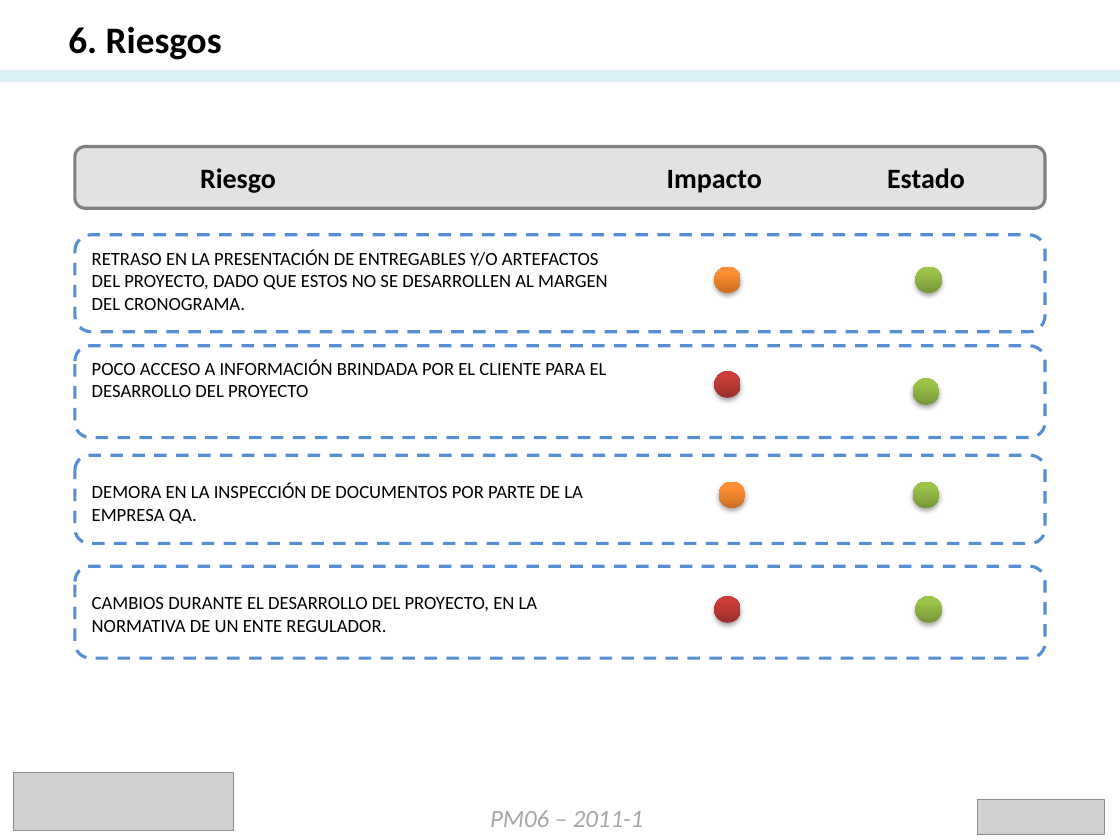
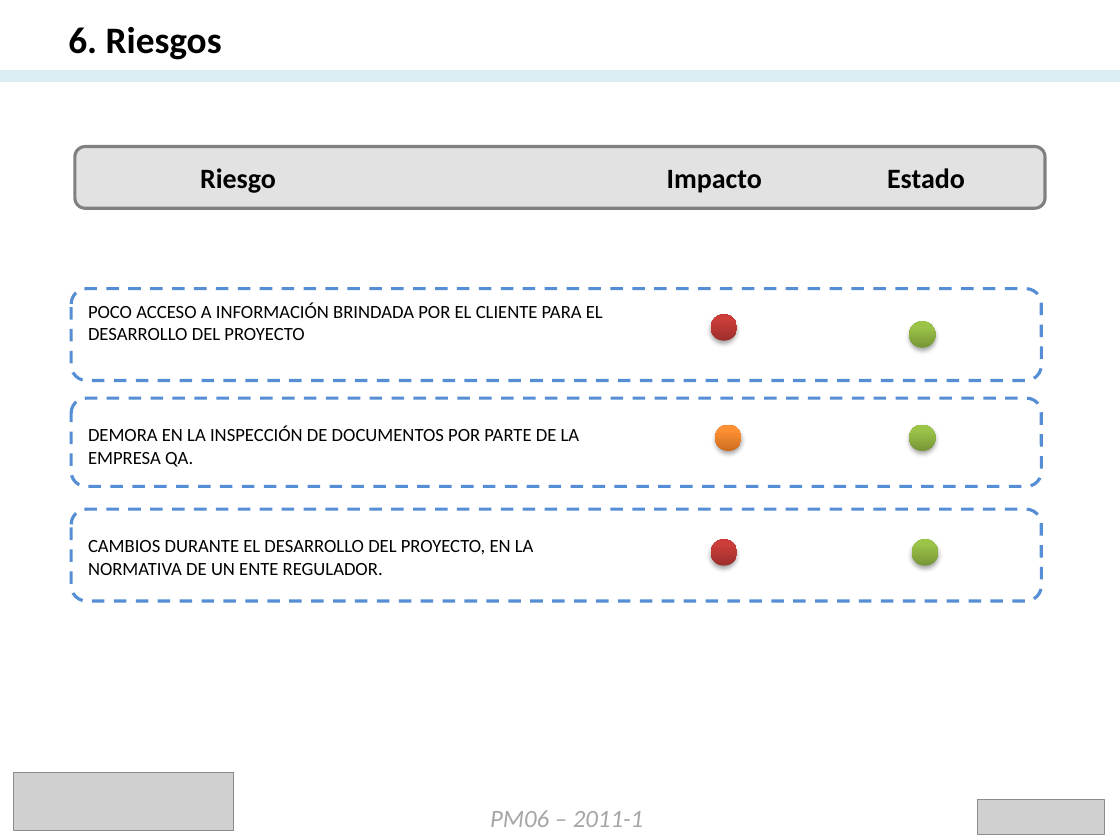
Before and after one commit to alexsistemas1020/logbankmin, a slide deck: slide 10 of MEMORIA PARCIAL/PPT/PPT_PM06.PPTX. Drawn at 1120x840 pixels with LibreOffice and Linux fonts; fonts in the diff are those of the drawing; grey boxes stand for pictures. Boxes give left, top, right and bottom in pixels: in the first picture for what was removed or moved away, otherwise in the second. Text is boxed around its words. In the diff, an @@ line names an element or a change of style, - is before the commit and + after.

```diff
--- a/MEMORIA PARCIAL/PPT/PPT_PM06.PPTX
+++ b/MEMORIA PARCIAL/PPT/PPT_PM06.PPTX
@@ table removed at (75, 231, 1028, 332), 1 rows, 3 columns @@
-RETRASO EN LA PRESENTACIÓN DE ENTREGABLES Y/O ARTEFACTOS DEL PROYECTO, DADO QUE ESTOS NO SE DESARROLLEN AL MARGEN DEL CRONOGRAMA. |  | 
@@ rounded rectangle removed at (75, 235, 1045, 333) @@
@@ ellipse removed at (715, 267, 741, 293) @@
@@ ellipse removed at (915, 267, 942, 293) @@
@@ 3 ellipses, 3 rounded rectangles, 2 tables: place and size @@
-3 ellipses, 3 rounded rectangles, 2 tables at (75, 340, 1045, 659)
+3 ellipses, 3 rounded rectangles, 2 tables at (72, 283, 1042, 601)
@@ 3 ellipses, 1 table: place and size @@
-3 ellipses, 1 table at (75, 379, 1028, 653)
+3 ellipses, 1 table at (72, 321, 1025, 596)
```
Also in this commit, not shown: 3 other slides changed.
